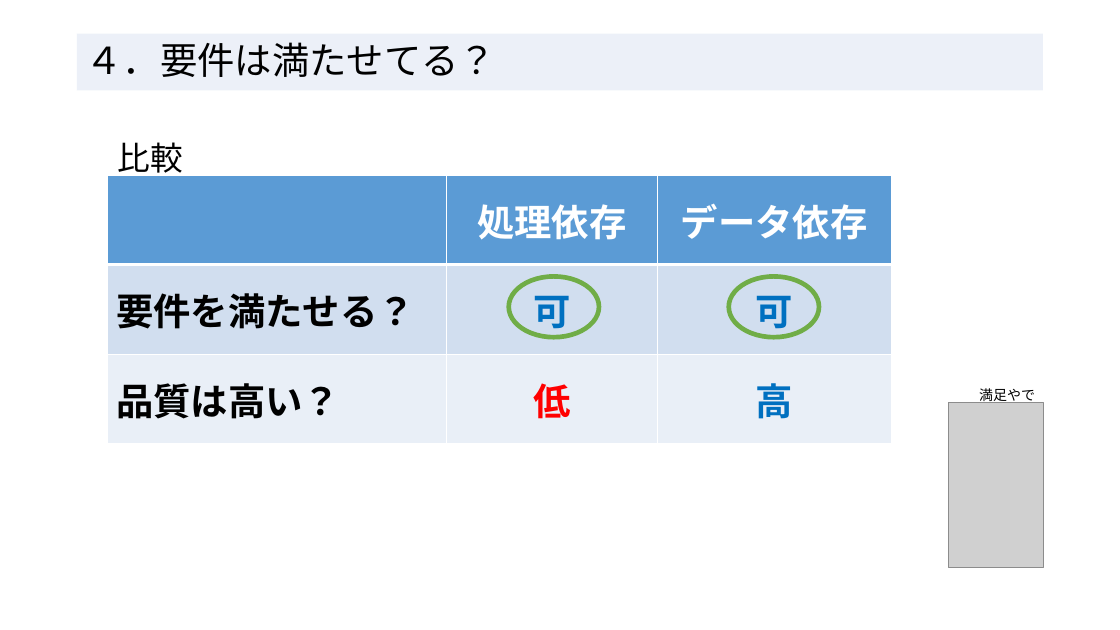
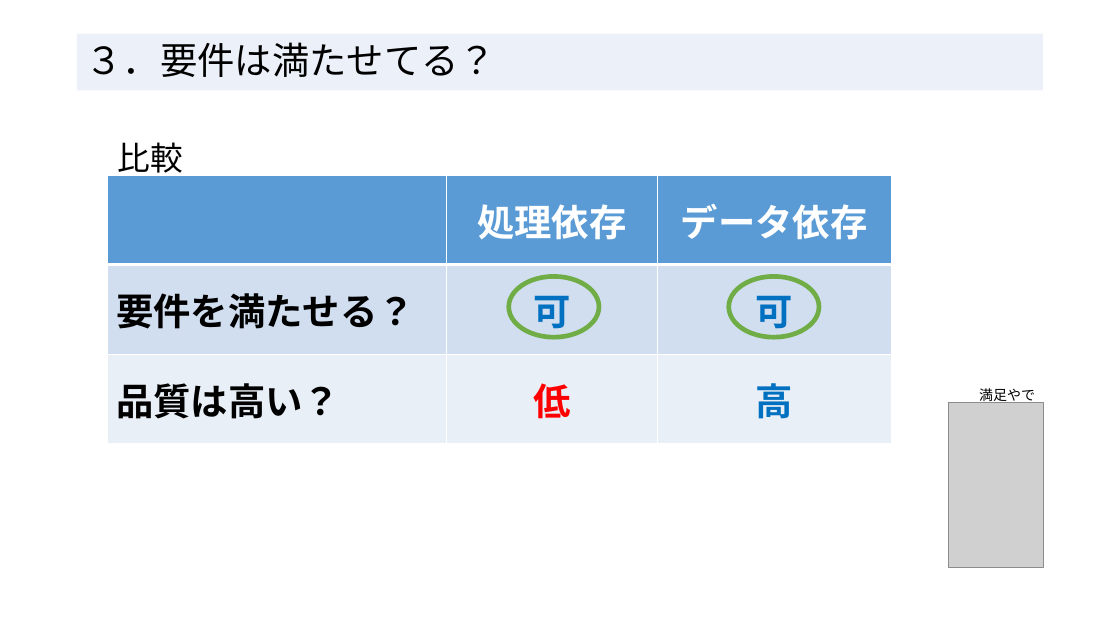
Before and after one commit to RyotoKuroki/QualityDependsOnDataApplication, a slide deck: slide 5 of 処理依存よりデータ依存_エンジニアの輪20250215.pptx (slide 6 before the commit). Drawn at 1120x630 pixels with LibreOffice and Linux fonts; fonts in the diff are those of the drawing; grey boxes stand for pictures. Boxes give left, top, right and bottom in pixels: in the first picture for what was removed or moved away, otherwise in the second. Text is boxed around its words. In the diff, an @@ line names an element or a change of style, - is before the commit and + after.

```diff
--- a/処理依存よりデータ依存_エンジニアの輪20250215.pptx
+++ b/処理依存よりデータ依存_エンジニアの輪20250215.pptx
@@ title at [85,42,496,77]: text changed @@
-４．要件は満たせてる？
+３．要件は満たせてる？
```
Also in this commit, not shown: 5 other slides changed.
